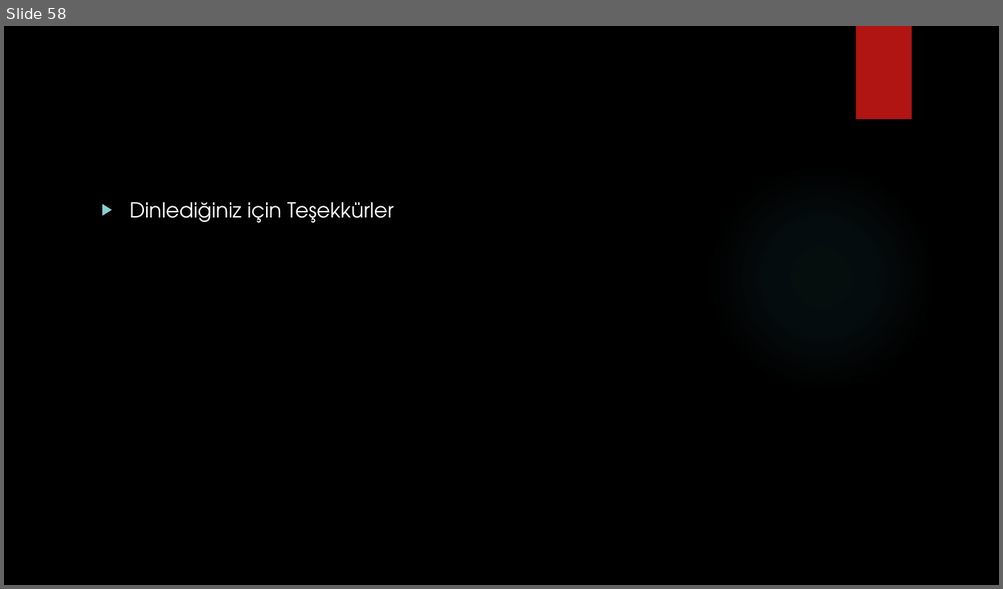
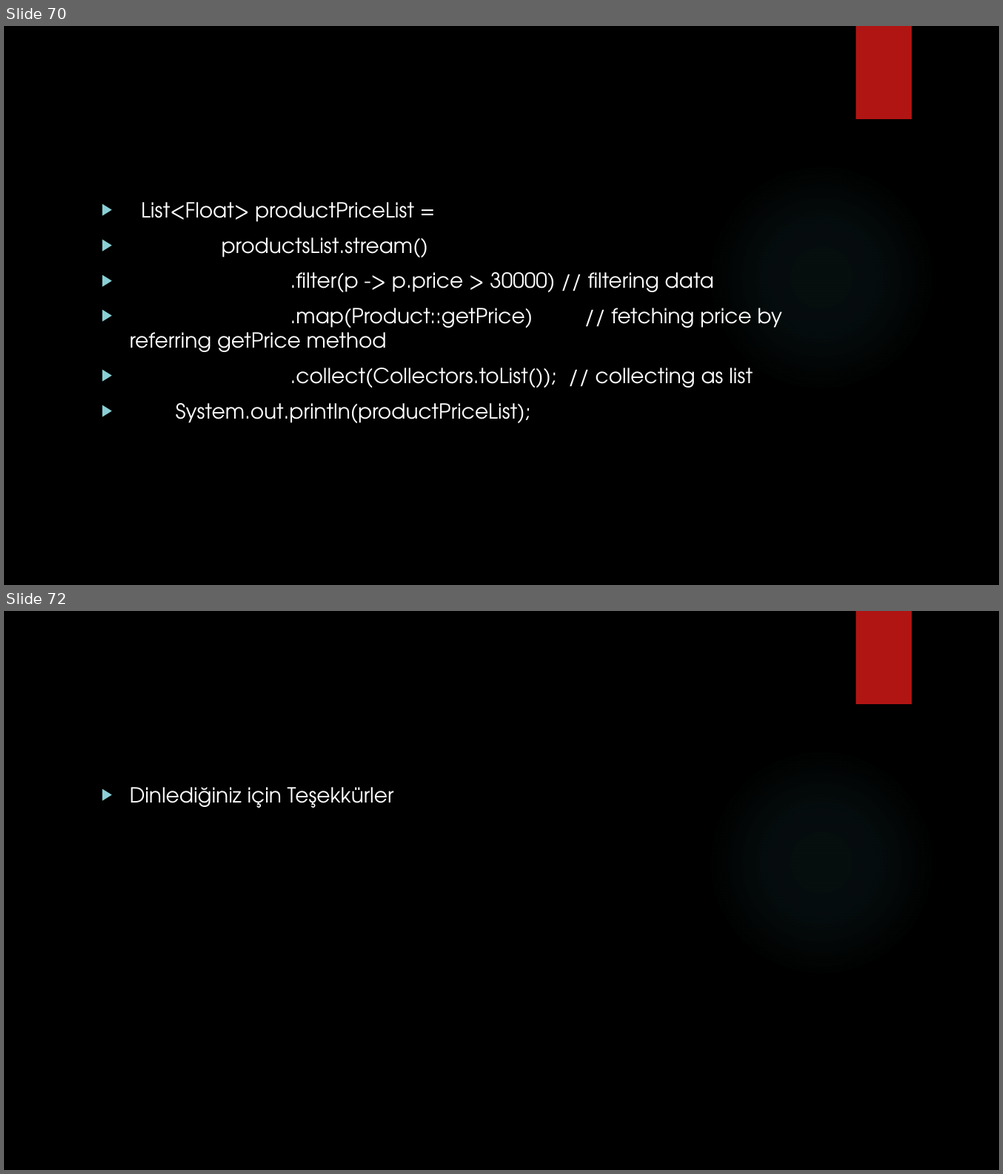
Before and after one commit to burakduman-bilgeadam/sunum, a slide deck: collection/Collections.pptx. Shown one above the other, each under a label of ours: slide 58 before the commit, slides 70 and 72 after it; the slides between them are not shown. The pictures are 1003x589 and 1003x1174 pixels, drawn with LibreOffice and Linux fonts; fonts in the diff are those of the drawing; background and template pictures are left out. Boxes give left, top, right and bottom in pixels: in the first picture for what was removed or moved away, otherwise in the second. Text is boxed around its words. In the diff, an @@ line names an element or a change of style, - is before the commit and + after.

Commit message:
thread add Collections.pptx update

```diff
--- a/collection/Collections.pptx
+++ b/collection/Collections.pptx
@@ slide 70 added at <box>4,26,999,585</box>, background picture (left out); not listed: 2 template elements that a slide beside it also shows @@
@@ text added at <box>141,202,782,423</box>, 20 pt, text #FFFFFF @@
+▶ List<Float> productPriceList =
+▶ productsList.stream()
+▶ .filter(p -> p.price > 30000) // filtering data
+▶ .map(Product::getPrice) // fetching price by referring getPrice method
+▶ .collect(Collectors.toList()); // collecting as list
+▶ System.out.println(productPriceList);
@@ what was slide 58 is now slide 72 @@
```
Also in this commit, not shown: 2 slides changed, 13 other slides added, 1 other file.
